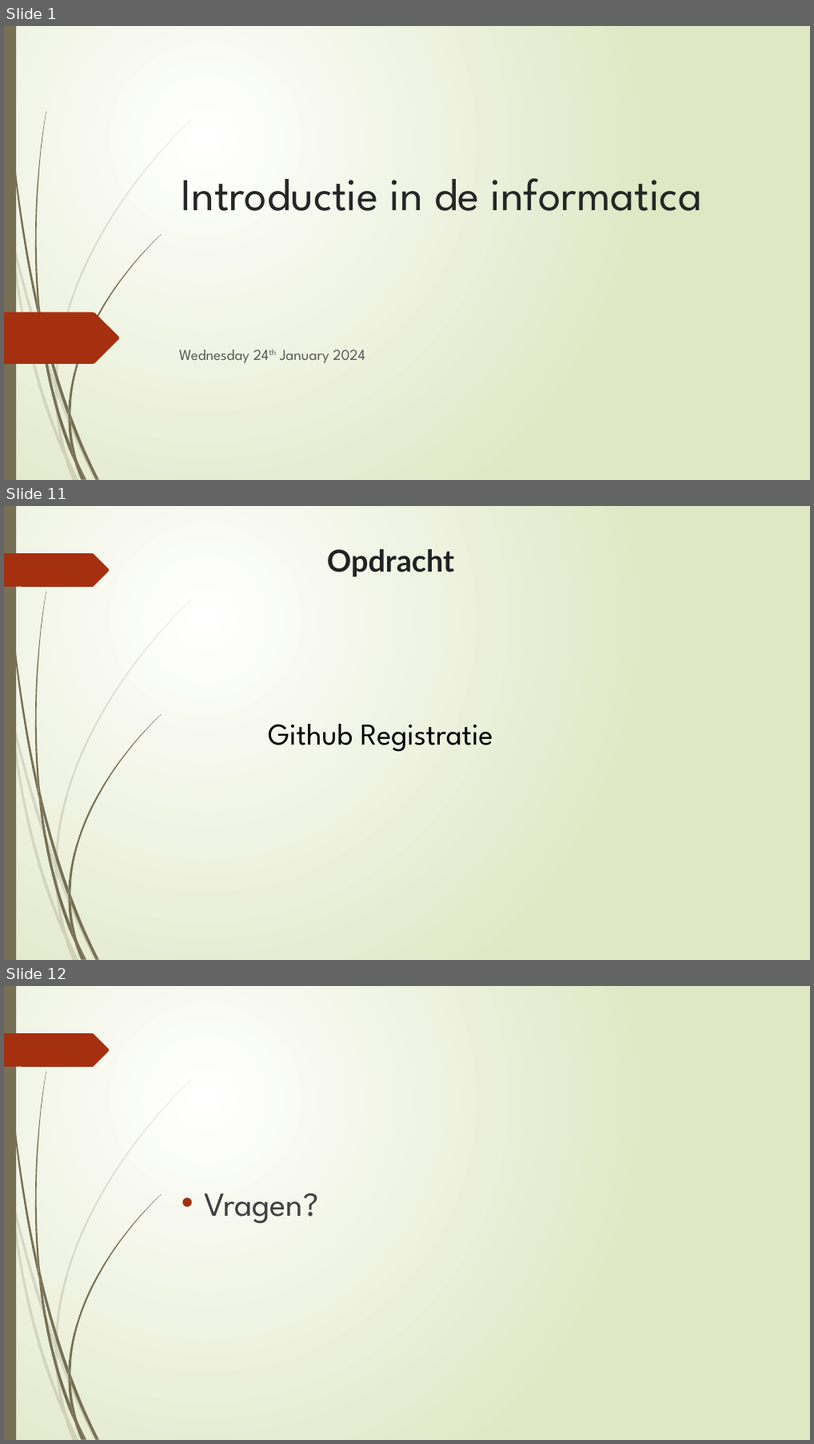
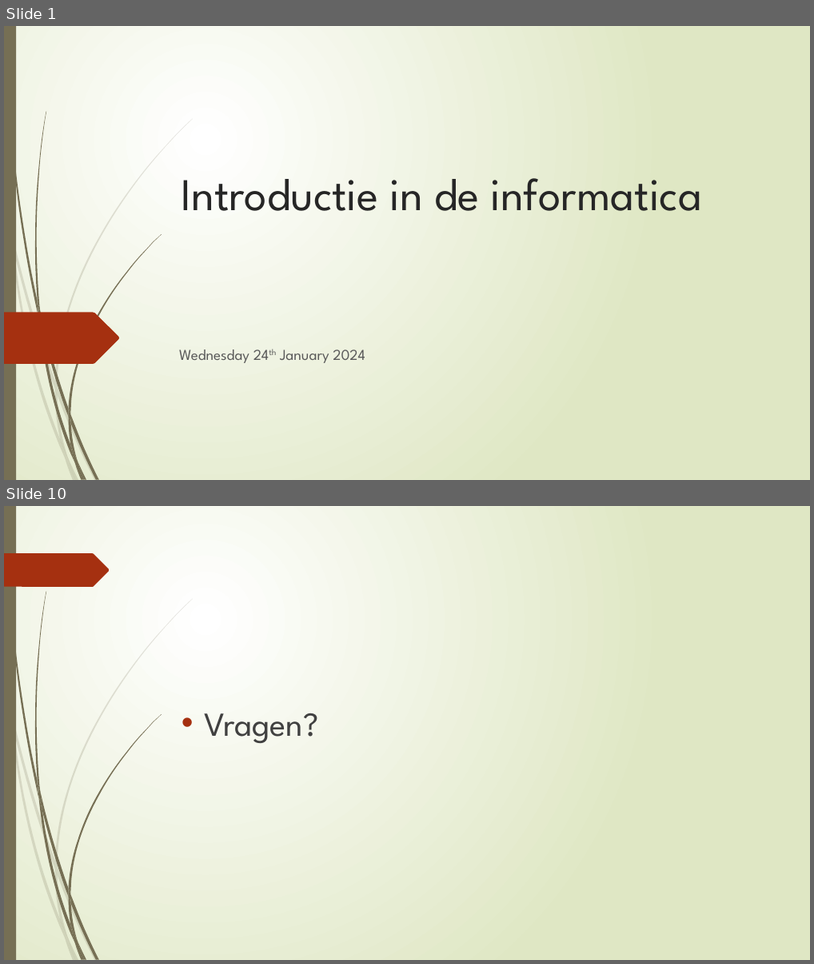
Before and after one commit to widjesh/Inleiding-in-de-Informatica, a slide deck: slides/24th Jan 2024.pptx. Shown one above the other, each under a label of ours: slides 1, 11 and 12 before the commit, slides 1 and 10 after it; the slides between them are not shown. The pictures are 814x1444 and 814x964 pixels, drawn with LibreOffice and Linux fonts; fonts in the diff are those of the drawing. Boxes give left, top, right and bottom in pixels: in the first picture for what was removed or moved away, otherwise in the second. Text is boxed around its words. In the diff, an @@ line names an element or a change of style, - is before the commit and + after.

```diff
--- a/slides/24th Jan 2024.pptx
+++ b/slides/24th Jan 2024.pptx
@@ slide 11 removed at bbox=[4, 506, 810, 960], background gradient #FFFFFF to #DFE8C4; not listed: 24 template elements that a slide beside it also shows @@
@@ title removed at bbox=[327, 549, 454, 577] @@
-Opdracht
@@ text removed at bbox=[268, 724, 494, 752] @@
-Github Registratie
@@ what was slide 12 is now slide 10 @@
```
Also in this commit, not shown: 8 slides added, 9 other slides removed.
